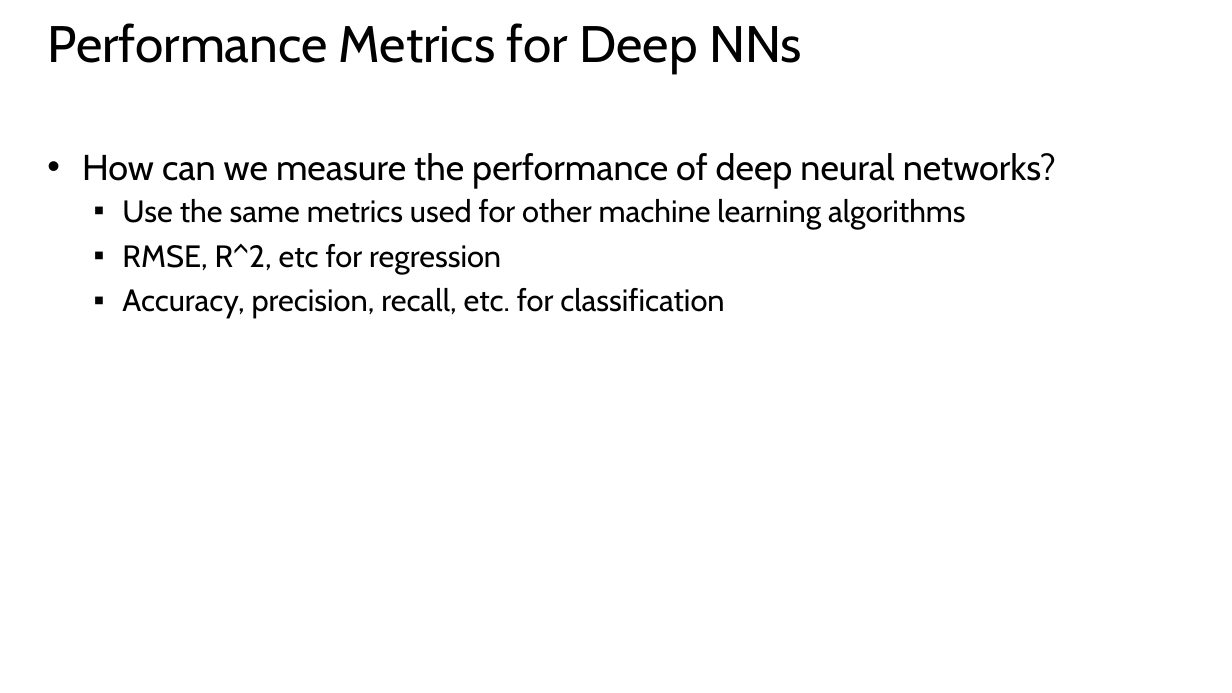
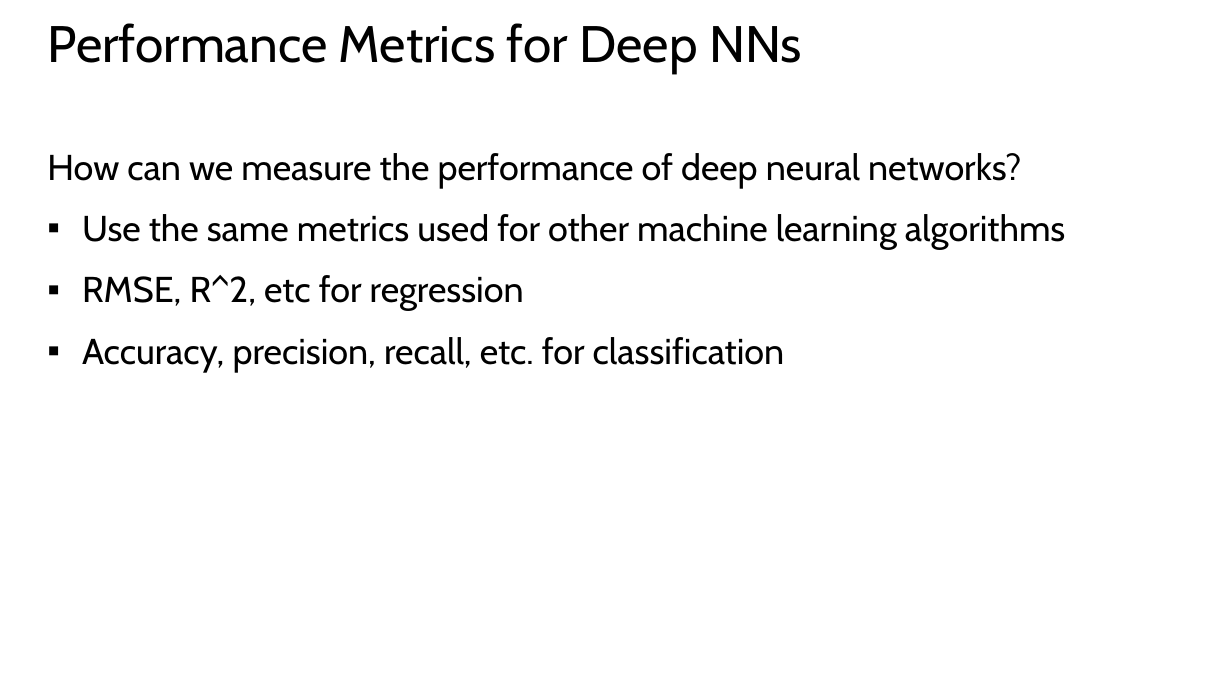
Before and after one commit to StephenElston/CSCI-E25, a slide deck: slide 35 of Slides/5_BuildingBlocksOfDeepLearning.pptx (slide 36 before the commit). Drawn at 1232x693 pixels with LibreOffice and Linux fonts; fonts in the diff are those of the drawing. Boxes give left, top, right and bottom in pixels: in the first picture for what was removed or moved away, otherwise in the second. Text is boxed around its words. In the diff, an @@ line names an element or a change of style, - is before the commit and + after.

```diff
--- a/Slides/5_BuildingBlocksOfDeepLearning.pptx
+++ b/Slides/5_BuildingBlocksOfDeepLearning.pptx
@@ text "How can we measure the ..." at [47, 153, 1065, 372]: size 24 to 28 pt in "Use the same metrics used for other ...", "RMSE, R^2, etc for regression", "Accuracy, precision, recall, etc. for classification"; bullet • to none; list level 2 to 1 in "Use the same metrics used ..."; list level 2 to 1 in "RMSE, R^2, etc for regression"; list level 2 to 1 in "Accuracy, precision, recall, etc. for ..." @@
```
Also in this commit, not shown: 4 other slides changed, 1 slide removed.
